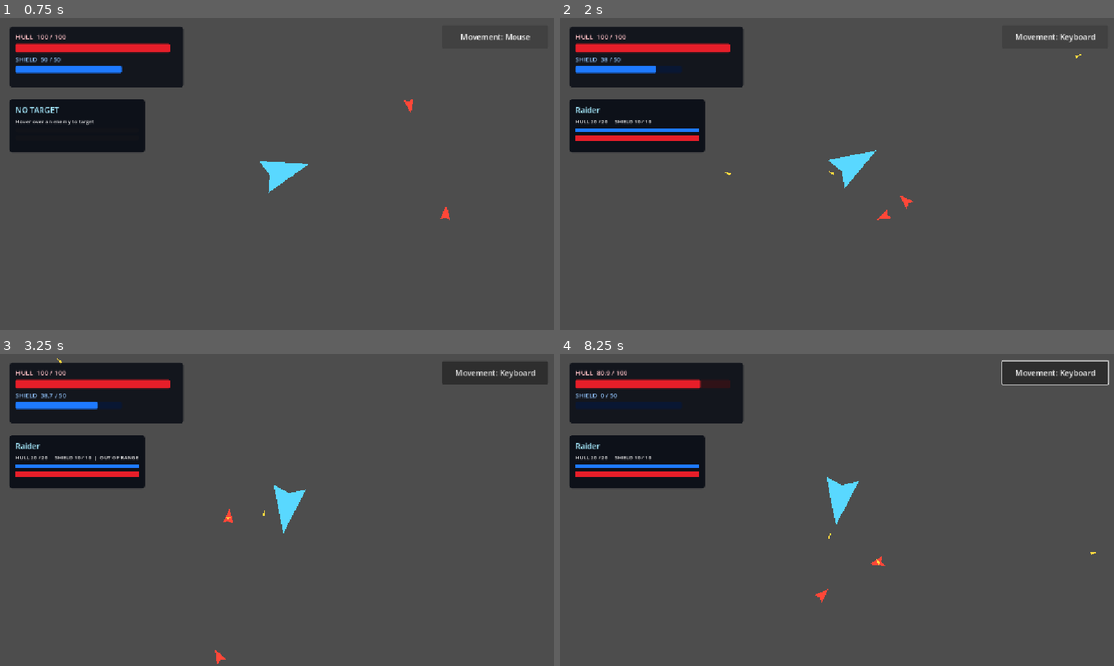
Above: before the commit, frames 1-4 (two rows, left to right).
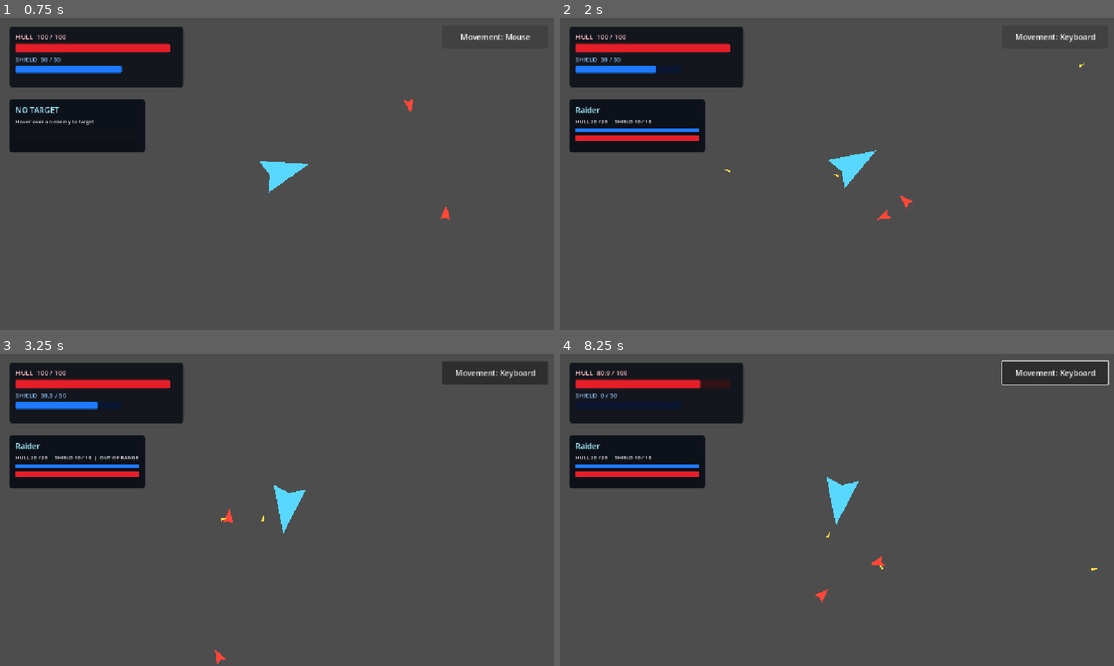
Above: after the commit, the same moments.

Repository: Bbran4/SpaceDelivery
Game: Godot game, scene res://scenes/tests/hud_test.tscn
Same seed, same stepped clock (60 frames per second), same inputs: the game is played once before the commit and once after it.
Inputs (mouse positions are in pixels of both pictures, inside the frame that each line leads up to):
- Up to frame 1 (0.75 s): click "Movement: Keyboard" at 0.5 s
- Up to frame 2 (2 s): click "Movement: Mouse" at 1.25 s
- Up to frame 3 (3.25 s): move the mouse to (398, 494) at 2.02 s; hold D (right) 2.03-2.75 s; hold Tab 2.03-2.75 s; click (398, 494) at 2.17 s; drag from (166, 525) to (27, 438) at 2.77 s
- Up to frame 4 (8.25 s): move the mouse to (892, 441) at 3.52 s; hold D (right) 3.53-4.25 s; hold Tab 3.53-4.25 s; drag from (809, 572) to (670, 463) at 4.27 s; move the mouse to (1003, 556) at 5.02 s; hold A (left) 5.03-5.75 s; hold Tab 5.03-5.75 s; drag from (670, 463) to (753, 432) at 5.77 s; move the mouse to (864, 510) at 6.52 s; hold S (down) 6.53-7.25 s; hold Tab 6.53-7.25 s; click (864, 510) at 6.67 s; drag from (753, 432) to (831, 519) at 7.27 s; move the mouse to (958, 494) at 8.02 s; hold W (up) from 8.03 s (still down); hold Tab from 8.03 s (still down)

Frame 1 is identical in both runs. In frame 2, less than 0.1% of the frame differs, in the area x 29-95%, y 11-52%; in frame 3, less than 0.1%, in the area x 8-48%, y 1-54%; in frame 4, less than 0.1%.

Commit message:
Give equipped weapons distinct mounts

Diff:
--- a/scripts/ship.gd
+++ b/scripts/ship.gd
@@ -236,11 +236,20 @@
 	if module.category == ShipModule.Category.WEAPON and module.weapon_scene != null:
 		var weapon_instance: Node = module.weapon_scene.instantiate()
 		if weapon_instance != null:
+			var ship_weapon: ShipWeapon = weapon_instance as ShipWeapon
+			if ship_weapon != null:
+				ship_weapon.position = _get_weapon_mount_offset(slot_index)
 			add_child(weapon_instance)
 			weapon_instances.append(weapon_instance)
 			weapon_instances_by_slot[slot_index] = weapon_instance
 	module_installed.emit(module, slot_index)
 	return true
+
+
+## Spreads weapon mounts vertically so multiple equipped guns are visually distinct.
+func _get_weapon_mount_offset(slot_index: int) -> Vector2:
+	var centered_slot: float = float(slot_index) - (float(module_slots.size() - 1) * 0.5)
+	return Vector2(-4.0, centered_slot * 7.0)
 
 
 func uninstall_module(slot_index: int) -> ShipModule:
